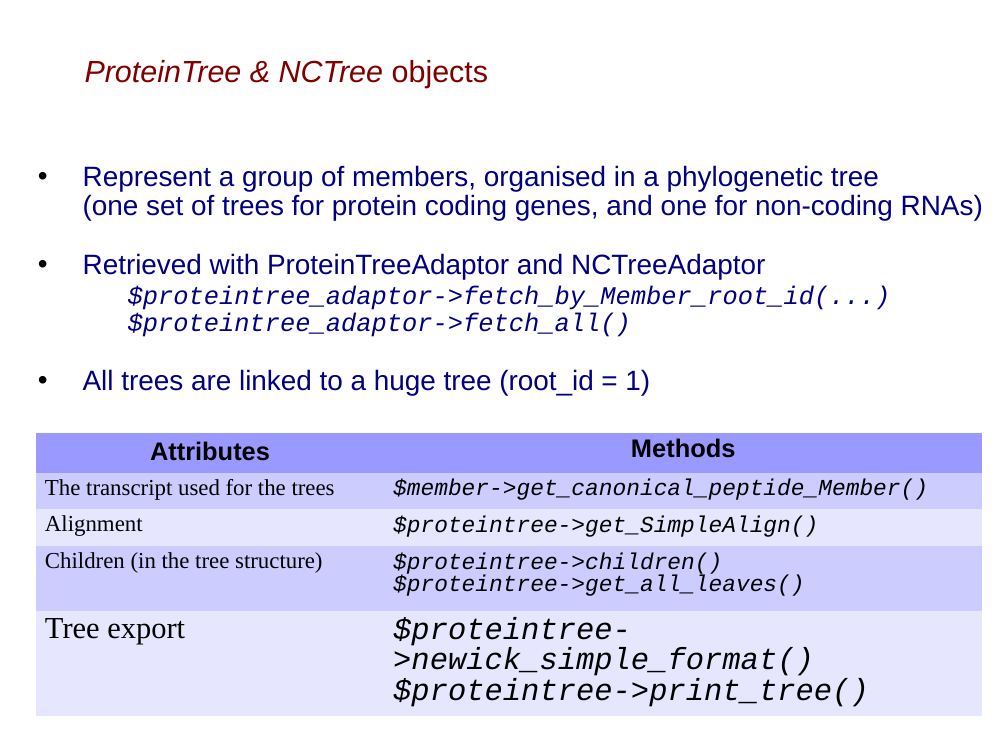
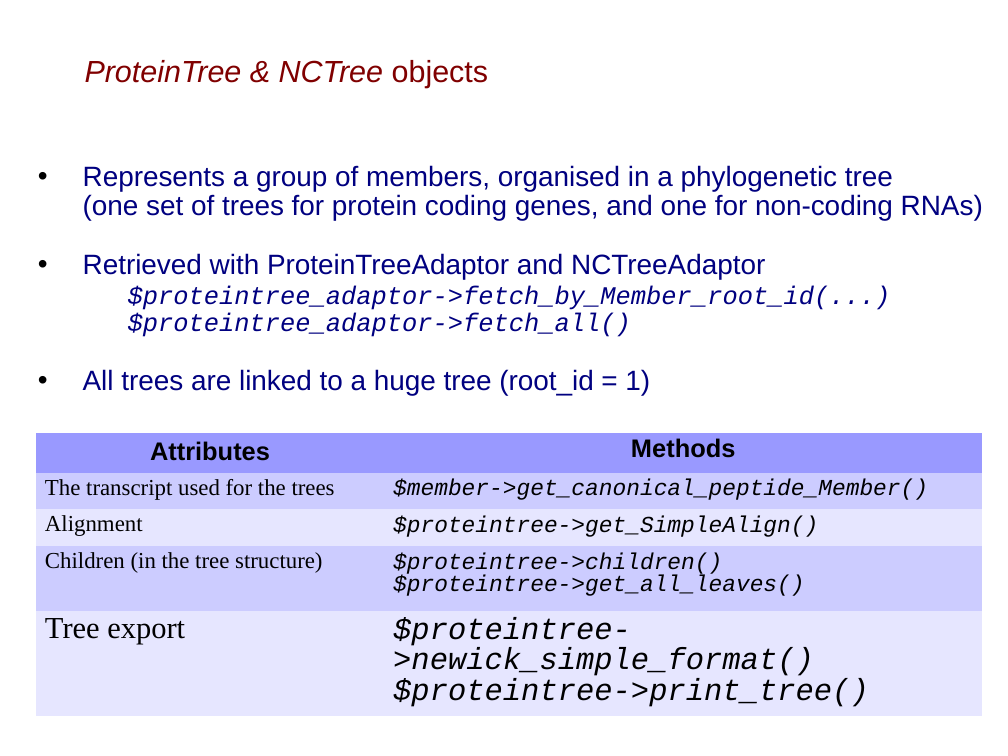
Before and after one commit to Ensembl/ensembl-compara, a slide deck: slide 17 of docs/API_workshop_slides.gene_part.odp (slide 18 before the commit). Drawn at 1008x756 pixels with LibreOffice and Linux fonts; fonts in the diff are those of the drawing; background and template pictures are left out. Boxes give left, top, right and bottom in pixels: in the first picture for what was removed or moved away, otherwise in the second. Text is boxed around its words. In the diff, an @@ line names an element or a change of style, - is before the commit and + after.

```diff
--- a/docs/API_workshop_slides.gene_part.odp
+++ b/docs/API_workshop_slides.gene_part.odp
@@ text at [83,165,983,221]: text changed @@
-• Represent a group of members, organised in a phylogenetic tree
-  (one set of trees for protein coding genes, and one for non-coding RNAs)
+• Represents a group of members, organised in a phylogenetic tree
+  (one set of trees for protein coding genes, and one for non-coding RNAs)
```
Also in this commit, not shown: 11 other slides changed, 1 slide removed, 3 other files.
